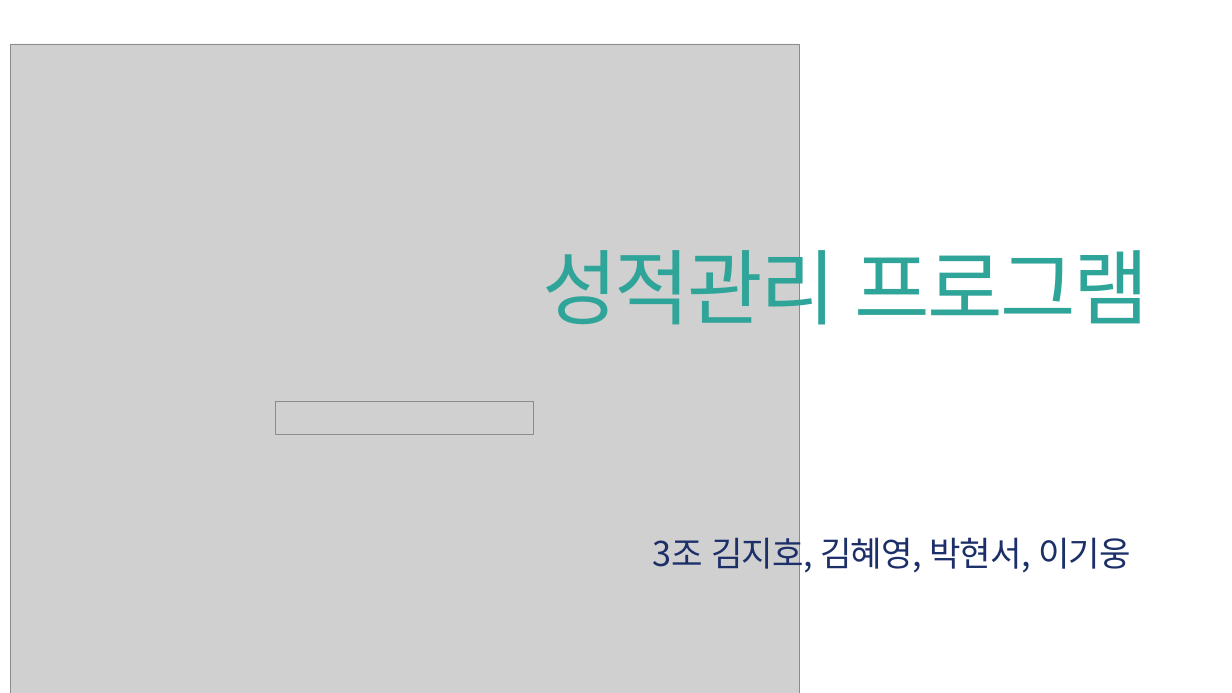
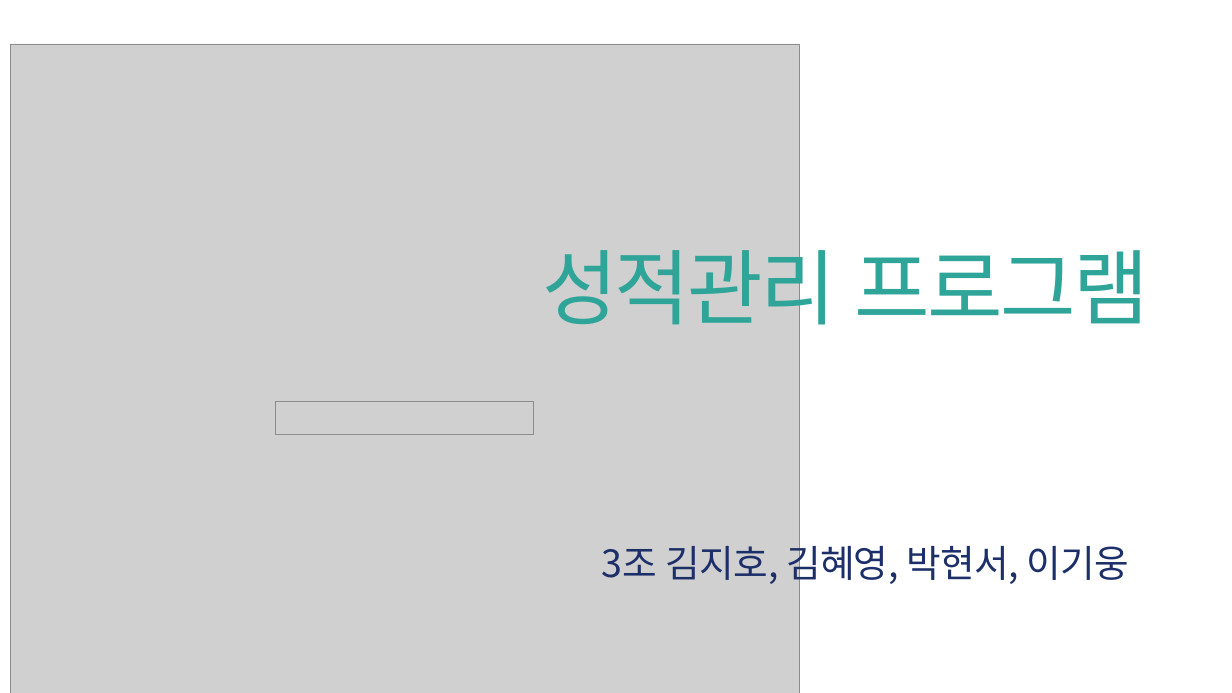
Before and after one commit to bhs0906/JavaFX_Oracle_Project, a slide deck: slide 1 of 3조_프로젝트2.pptx. Drawn at 1232x693 pixels with LibreOffice and Linux fonts; fonts in the diff are those of the drawing; grey boxes stand for pictures. Boxes give left, top, right and bottom in pixels: in the first picture for what was removed or moved away, otherwise in the second. Text is boxed around its words. In the diff, an @@ line names an element or a change of style, - is before the commit and + after.

```diff
--- a/3조_프로젝트2.pptx
+++ b/3조_프로젝트2.pptx
@@ text "3조 김지호, 김혜영, 박현서, 이기웅": place and size @@
-text "3조 김지호, 김혜영, 박현서, 이기웅" at <box>653,532,1131,576</box>
+text "3조 김지호, 김혜영, 박현서, 이기웅" at <box>601,538,1129,587</box>
@@ text "3조 김지호, 김혜영, 박현서, 이기웅" at <box>601,538,1129,587</box>: size 40 to 44 pt @@
```
Also in this commit, not shown: 2 other slides changed, 7 slides added, 2 slides removed.
